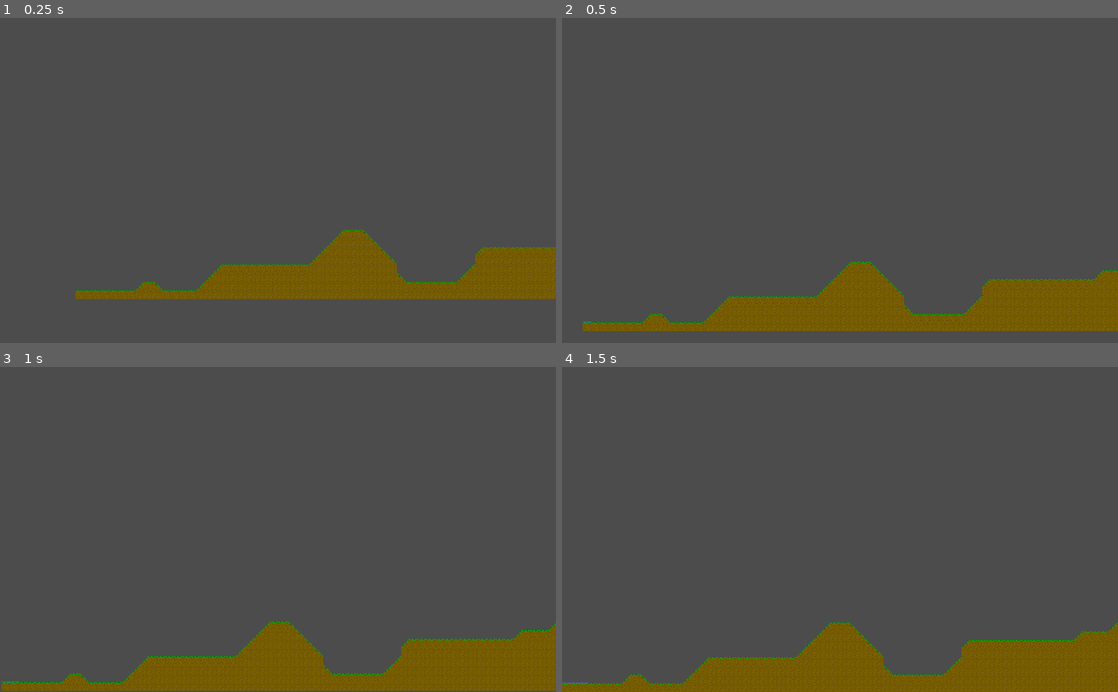
Above: before the commit, frames 1-4 (two rows, left to right).
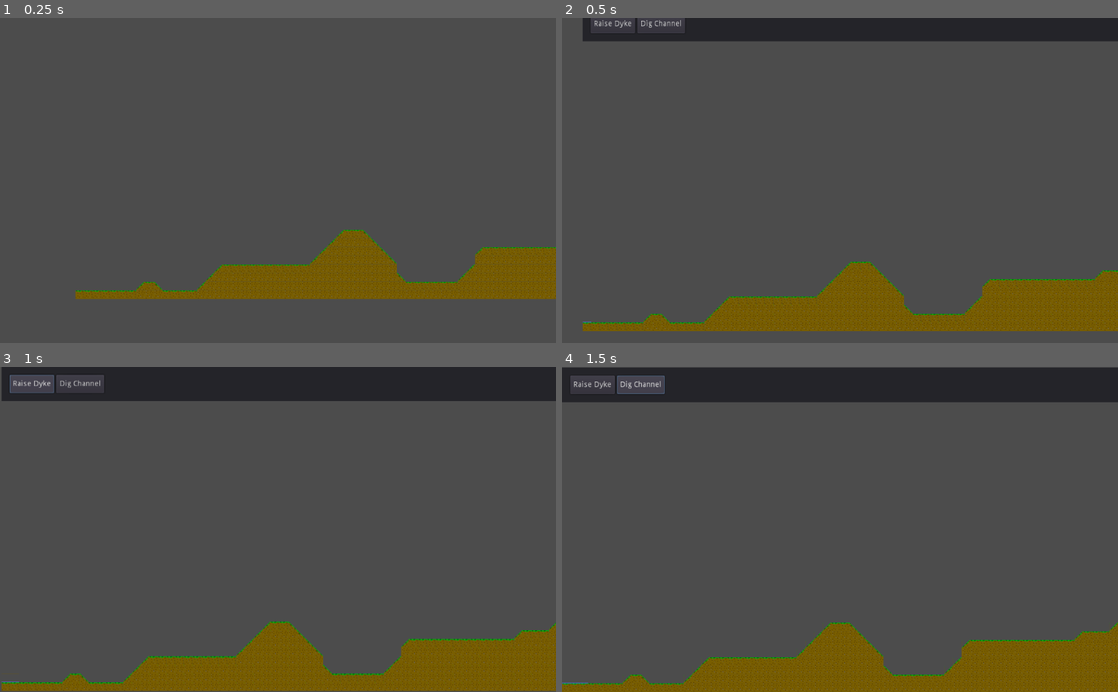
Above: after the commit, the same moments.

Repository: Groogy/LudumDare49
Game: Godot game, scene res://scenes/Game.tscn
Same seed, same stepped clock (60 frames per second), same inputs: the game is played once before the commit and once after it.
Inputs (mouse positions are in pixels of both pictures, inside the frame that each line leads up to):
- Up to frame 1 (0.25 s): no input
- Up to frame 2 (0.5 s): no input
- Up to frame 3 (1 s): click (50, 373) at 0.5 s, where only the run after the commit has a clickable "Raise Dyke"
- Up to frame 4 (1.5 s): click (639, 383) at 1.25 s, where only the run after the commit has a clickable "Dig Channel"

Frame 1 is identical in both runs. In frame 2, 6.1% of the frame differs, in the area x 3-100%, y 0-8%; in frame 3, 9.7%; in frame 4, 9.9%, in the area x 0-100%, y 0-11%.

Commit message:
Started working on construction

Diff:
--- /dev/null
+++ b/logic/ConstructionLogic.gd
@@ -0,0 +1,10 @@
+extends Node
+
+
+
+func _on_raise_dyke():
+	pass # Replace with function body.
+
+
+func _on_dig_channel():
+	pass # Replace with function body.
--- /dev/null
+++ b/logic/ConstructionManager.gd
@@ -0,0 +1,4 @@
+extends Node
+
+func can_raise_dyke(cell: Vector2) -> bool:
+	return false
--- /dev/null
+++ b/logic/ToolManager.gd
@@ -0,0 +1 @@
+extends Node
--- a/scenes/Game.tscn
+++ b/scenes/Game.tscn
@@ -1,19 +1,14 @@
-[gd_scene load_steps=5 format=2]
+[gd_scene load_steps=8 format=2]
 
 [ext_resource path="res://scenes/TerrainMap.tscn" type="PackedScene" id=1]
 [ext_resource path="res://logic/CameraController.gd" type="Script" id=2]
 [ext_resource path="res://scenes/WaterMap.tscn" type="PackedScene" id=3]
-[ext_resource path="res://scenes/MapManager.gd" type="Script" id=4]
+[ext_resource path="res://logic/MapManager.gd" type="Script" id=4]
+[ext_resource path="res://scenes/TopBarInterface.tscn" type="PackedScene" id=5]
+[ext_resource path="res://logic/ConstructionManager.gd" type="Script" id=6]
+[ext_resource path="res://logic/ToolManager.gd" type="Script" id=7]
 
 [node name="Game" type="Node2D"]
-
-[node name="MapManager" type="Node2D" parent="."]
-script = ExtResource( 4 )
-
-[node name="WaterMap" parent="MapManager" instance=ExtResource( 3 )]
-inject_water_pos = Vector2( 0, -3 )
-
-[node name="TerrainMap" parent="MapManager" instance=ExtResource( 1 )]
 
 [node name="Camera2D" type="Camera2D" parent="."]
 current = true
@@ -26,3 +21,21 @@
 editor_draw_limits = true
 script = ExtResource( 2 )
 scrolling_speed = 25.0
+
+[node name="MapManager" type="Node2D" parent="."]
+script = ExtResource( 4 )
+
+[node name="WaterMap" parent="MapManager" instance=ExtResource( 3 )]
+inject_water_pos = Vector2( 0, -3 )
+
+[node name="TerrainMap" parent="MapManager" instance=ExtResource( 1 )]
+
+[node name="ConstructionManager" type="Node" parent="."]
+script = ExtResource( 6 )
+
+[node name="ToolManager" type="Node" parent="."]
+script = ExtResource( 7 )
+
+[node name="TopBarInterface" parent="." instance=ExtResource( 5 )]
+margin_top = -599.0
+margin_bottom = -535.0
--- /dev/null
+++ b/scenes/TopBarInterface.tscn
@@ -0,0 +1,53 @@
+[gd_scene load_steps=2 format=2]
+
+[ext_resource path="res://logic/ConstructionLogic.gd" type="Script" id=1]
+
+[node name="TopBarInterface" type="Panel"]
+margin_right = 1024.0
+margin_bottom = 64.0
+__meta__ = {
+"_edit_use_anchors_": false
+}
+
+[node name="MarginContainer" type="MarginContainer" parent="."]
+anchor_right = 1.0
+anchor_bottom = 1.0
+custom_constants/margin_right = 15
+custom_constants/margin_top = 15
+custom_constants/margin_left = 15
+custom_constants/margin_bottom = 15
+__meta__ = {
+"_edit_use_anchors_": false
+}
+
+[node name="ResourcesInfo" type="HBoxContainer" parent="MarginContainer"]
+margin_left = 15.0
+margin_top = 15.0
+margin_right = 1009.0
+margin_bottom = 49.0
+
+[node name="ConstructionButtons" type="HBoxContainer" parent="MarginContainer"]
+margin_left = 15.0
+margin_top = 15.0
+margin_right = 1009.0
+margin_bottom = 49.0
+
+[node name="ConstructionLogic" type="Node" parent="MarginContainer/ConstructionButtons"]
+script = ExtResource( 1 )
+
+[node name="RaiseDyke" type="Button" parent="MarginContainer/ConstructionButtons"]
+margin_right = 82.0
+margin_bottom = 34.0
+text = "Raise Dyke"
+
+[node name="DigChannel" type="Button" parent="MarginContainer/ConstructionButtons"]
+margin_left = 86.0
+margin_right = 174.0
+margin_bottom = 34.0
+text = "Dig Channel"
+__meta__ = {
+"_edit_use_anchors_": false
+}
+
+[connection signal="pressed" from="MarginContainer/ConstructionButtons/RaiseDyke" to="MarginContainer/ConstructionButtons/ConstructionLogic" method="_on_raise_dyke"]
+[connection signal="pressed" from="MarginContainer/ConstructionButtons/DigChannel" to="MarginContainer/ConstructionButtons/ConstructionLogic" method="_on_dig_channel"]
Renamed: scenes/MapManager.gd -> logic/MapManager.gd
